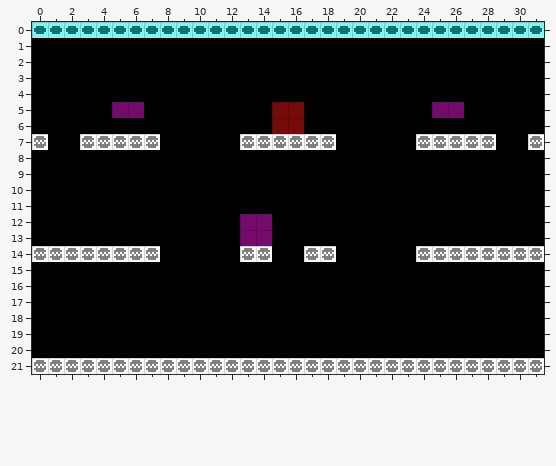
A Tiled map (JSON) gets an edit: Automania/Assets/Maps/level1.json. Above, as it was before the edit.
Cells are 8x8 px. Shown: x 0..31, y 0..21.
Now the later version:
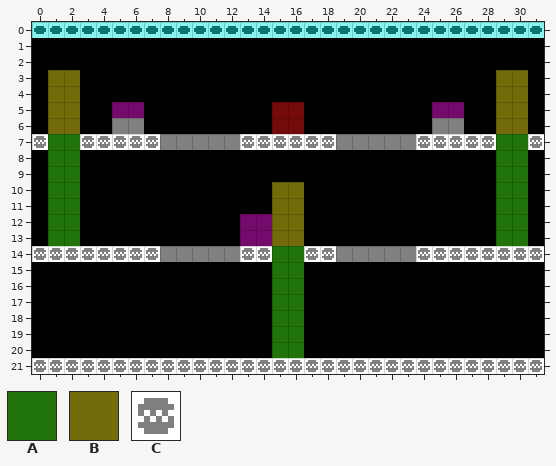
Key: from "zxspectrum-palette": A 4, B 6, C 7.
_ is an empty cell.
See-through tiles are keyed as they look on the map.
Edits made:
Changed rows in their new state; . is an unchanged cell.
Layer "Workshop/Ink":
first column x 1:
 3 BB..........................BB
 4 BB..........................BB
 5 BB..........................BB
 6 BB..CC..................CC..BB
 7 AA.....CCCCC......CCCCC.....AA
 8 AA..........................AA
 9 AA..........................AA
10 AA............BB............AA
11 AA............BB............AA
12 AA............BB............AA
13 AA............BB............AA
14 .......CCCCC..AA..CCCCC.......
15 ..............AA..............
16 ..............AA..............
17 ..............AA..............
18 ..............AA..............
19 ..............AA..............
20 ..............AA..............
